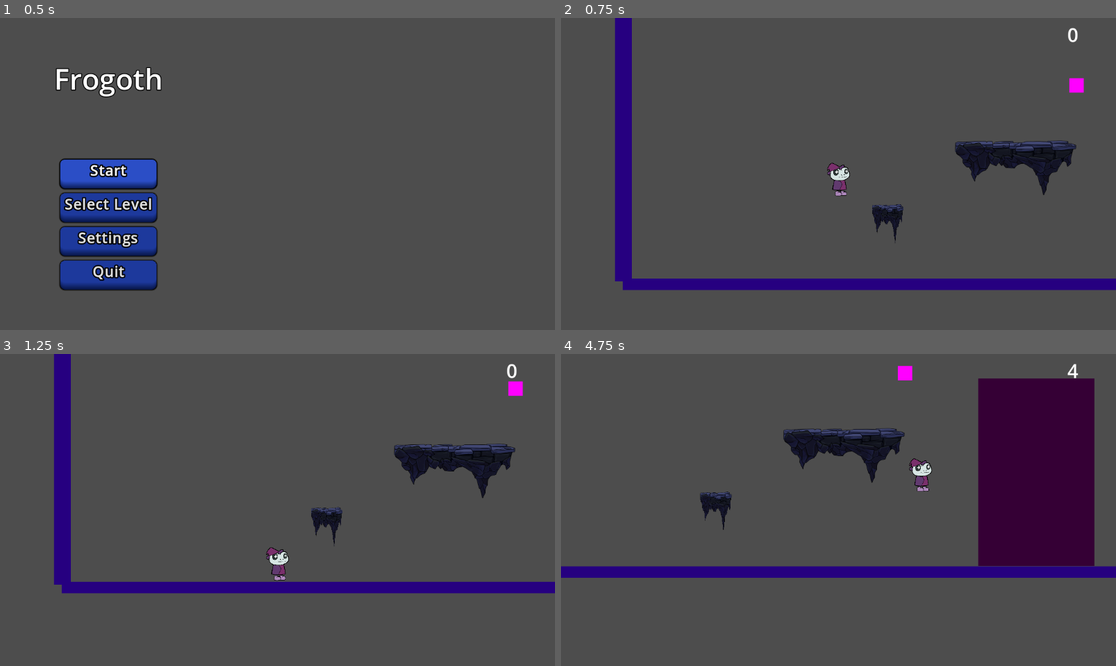
Above: before the commit, frames 1-4 (two rows, left to right).
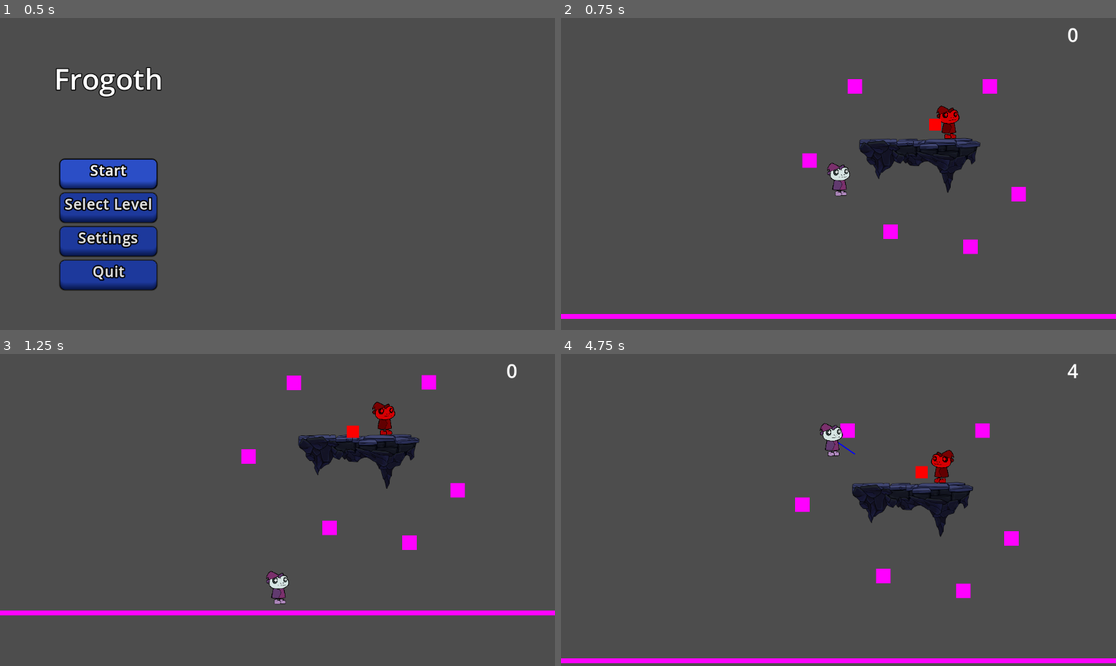
Above: after the commit, the same moments.

Repository: DerBrotDoktor/Frogoth
Game: Godot game, scene res://scenes/main/main.tscn
The game is run twice, just before and just after one commit, with the same random seed, the same clock (stepped at 60 frames per second) and the same inputs.
Inputs (mouse positions are in pixels of both pictures, inside the frame that each line leads up to):
- Up to frame 1 (0.5 s): no input
- Up to frame 2 (0.75 s): click "Start" at 0.5 s
- Up to frame 3 (1.25 s): no input
- Up to frame 4 (4.75 s): move the mouse to (960, 494) at 1.27 s; hold Space (bash) 1.28-2.03 s; hold D (right) 1.28-2.78 s; move the mouse to (727, 525) at 2.02 s; tap Space (bash) at 2.1, 3.8 s; move the mouse to (894, 441) at 2.77 s; hold A (left) 2.78-3.53 s; hold Space (bash) 2.78-3.53 s; click (894, 441) at 2.85 s; move the mouse to (810, 572) at 3.52 s; hold D (right) from 3.53 s (still down); tap Shift (dash) at 3.6 s; move the mouse to (1005, 556) at 4.27 s; hold Space (bash) from 4.28 s (still down); tap F (discrad_shape) at 4.35 s

Frame 1 is identical in both runs. In frame 2, 12% of the frame differs, in the area x 0-100%, y 0-97%; in frame 3, 13%; in frame 4, 23%, in the area x 0-100%, y 3-100%.
Error after the commit: Invalid call. Nonexistent function 'queue_free' in base 'Nil'. (res://scenes/main/bash_point_controller.gd:57)

Commit message:
Fixed: Killing shape after player death

Diff:
--- a/scenes/level/level_1.tscn
+++ b/scenes/level/level_1.tscn
@@ -12,7 +12,7 @@
 
 [sub_resource type="PlaceholderTexture2D" id="PlaceholderTexture2D_uaehu"]
 
-[node name="Level2" type="Node2D"]
+[node name="Level1" type="Node2D"]
 
 [node name="BashPoints" type="Node2D" parent="."]
 
--- a/scenes/level/level_tutorial_1.tscn
+++ b/scenes/level/level_tutorial_1.tscn
@@ -10,7 +10,7 @@
 [sub_resource type="RectangleShape2D" id="RectangleShape2D_soy7b"]
 size = Vector2(400, 20)
 
-[node name="Level1" type="Node2D"]
+[node name="LevelTutorail1" type="Node2D"]
 
 [node name="floor" type="StaticBody2D" parent="."]
 position = Vector2(-18, 593)
--- a/scenes/main/bash_point_controller.gd
+++ b/scenes/main/bash_point_controller.gd
@@ -16,7 +16,7 @@
 	if current_bash_points.size() >= 3 and  current_bash_points[0] == point:
 		create_shape()
 	elif not point.is_in_shape:
-		if current_bash_points.size() == 0:
+		if current_bash_points.size() == 0 or current_shape == null:
 			new_shape()
 		add_point(point)
 	else:
@@ -51,3 +51,10 @@
 	print(bash_point)
 	check_point(bash_point)
 	pass
+
+
+func _on_player_player_died():
+	current_shape.queue_free()
+	current_bash_points.clear()
+	current_shape = null
+	pass
--- a/scenes/main/main.tscn
+++ b/scenes/main/main.tscn
@@ -1,11 +1,11 @@
 [gd_scene load_steps=9 format=3 uid="uid://iyel1auqud01"]
 
 [ext_resource type="Script" path="res://scenes/main/main.gd" id="1_wtrgv"]
-[ext_resource type="PackedScene" uid="uid://jslvxnacwmvr" path="res://scenes/level/level_tutorial_1.tscn" id="2_046pa"]
+[ext_resource type="PackedScene" uid="uid://jslvxnacwmvr" path="res://scenes/level/level_1.tscn" id="2_046pa"]
 [ext_resource type="PackedScene" uid="uid://bfqr80qekwaw5" path="res://scenes/player/player.tscn" id="3_cw4d6"]
 [ext_resource type="PackedScene" uid="uid://byylmvxjebsun" path="res://scenes/menus/level_select_menu.tscn" id="3_qm2ey"]
 [ext_resource type="PackedScene" uid="uid://c7uqvsqtn5b6p" path="res://scenes/menus/main_menu.tscn" id="4_3igok"]
-[ext_resource type="PackedScene" uid="uid://ku4cxugekwnb" path="res://scenes/level/level_1.tscn" id="4_lhol7"]
+[ext_resource type="PackedScene" uid="uid://cxt6or2pmnc40" path="res://scenes/level/level_tutorial_1.tscn" id="4_k64yn"]
 [ext_resource type="PackedScene" uid="uid://bjr4d282863jf" path="res://scenes/player/user_interface.tscn" id="6_a7p0o"]
 [ext_resource type="Script" path="res://scenes/main/bash_point_controller.gd" id="6_n33ax"]
 
@@ -13,7 +13,7 @@
 script = ExtResource("1_wtrgv")
 main_menu = ExtResource("4_3igok")
 level_select_menu = ExtResource("3_qm2ey")
-level = Array[PackedScene]([ExtResource("4_lhol7"), ExtResource("2_046pa")])
+level = Array[PackedScene]([ExtResource("4_k64yn"), ExtResource("2_046pa")])
 player = NodePath("Player")
 
 [node name="Canvas" type="CanvasLayer" parent="."]
@@ -30,3 +30,4 @@
 [connection signal="start_timer" from="." to="Canvas/UserInterface" method="_on_main_start_timer"]
 [connection signal="enter_bash_point" from="Player" to="BashPointController" method="_on_player_enter_bash_point"]
 [connection signal="player_died" from="Player" to="." method="_on_player_player_died"]
+[connection signal="player_died" from="Player" to="BashPointController" method="_on_player_player_died"]
Not shown: 1 places in scenes/level/level_1.tscn that only renumber resources
Not shown: 1 places in scenes/level/level_tutorial_1.tscn that only renumber resources
